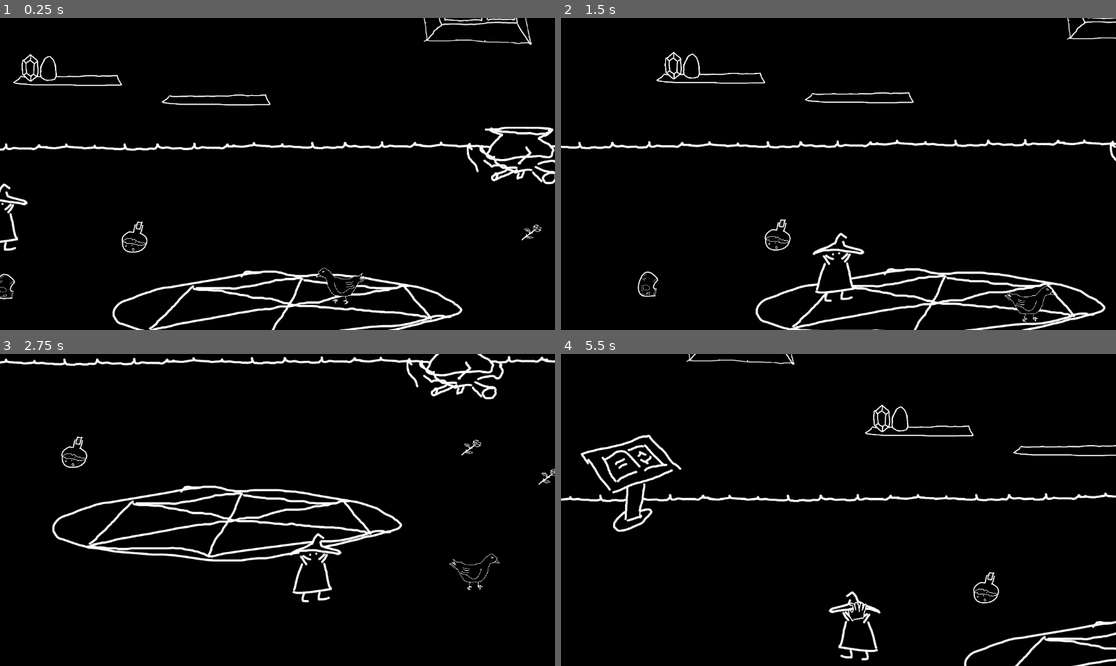
Above: before the commit, frames 1-4 (two rows, left to right).
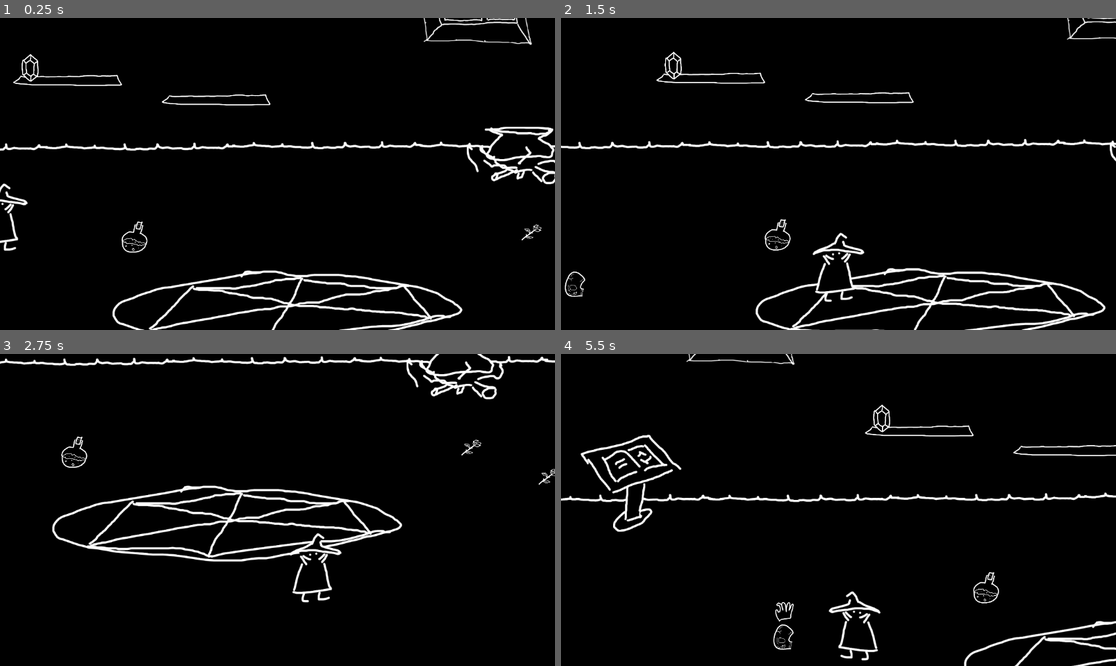
Above: after the commit, the same moments.

Repository: Badrpas/ld55-apr-2024
Game: Godot game, scene res://simulation.tscn
Two runs of this game, one before a commit and one after it. Both use one fixed random seed, a clock stepped at 60 frames per second and the inputs below.
Inputs:
- Up to frame 1 (0.25 s): no input
- Up to frame 2 (1.5 s): hold D (right) 0.53-1.28 s; tap E (UseE) at 0.6, 1.35 s; hold S (down) from 1.28 s (still down)
- Up to frame 3 (2.75 s): release S (down) at 2.03 s; hold D (right) from 2.03 s (still down); tap E (UseE) at 2.1 s
- Up to frame 4 (5.5 s): release D (right) at 2.78 s; hold W (up) 2.78-3.53 s; tap E (UseE) every 0.75 s from 2.85 to 5.1 s; hold A (left) 3.53-5.03 s; hold S (down) from 5.03 s (still down)

The runs differ from the first frame. In frame 1, 0.3% of the frame differs, in the area x 0-66%, y 12-92%; in frame 2, 0.4%, in the area x 0-89%, y 11-98%; in frame 3, 0.1%; in frame 4, 0.4%.

Commit message:
recipe check impr

Diff:
--- a/simulation.tscn
+++ b/simulation.tscn
@@ -33,7 +33,6 @@
 [ext_resource type="Texture2D" uid="uid://bish863gnegs2" path="res://assets/phial.png" id="24_7kaxt"]
 [ext_resource type="Script" path="res://src/book-trigger.gd" id="24_ufxqs"]
 [ext_resource type="PackedScene" uid="uid://c6ox37fqqp5e8" path="res://bottle.tscn" id="29_opi3t"]
-[ext_resource type="PackedScene" uid="uid://c40ynrs1svlj6" path="res://chikin.tscn" id="31_1tu66"]
 [ext_resource type="Script" path="res://src/Roses.gd" id="32_q3uk5"]
 [ext_resource type="PackedScene" uid="uid://cmicflpi76s2g" path="res://skull.tscn" id="36_mdrnu"]
 [ext_resource type="Script" path="res://src/walk_area.gd" id="37_brcjq"]
@@ -57,14 +56,14 @@
 [sub_resource type="CircleShape2D" id="CircleShape2D_b4qbx"]
 radius = 85.4898
 
+[sub_resource type="CircleShape2D" id="CircleShape2D_vl36s"]
+radius = 91.6195
+
 [sub_resource type="CircleShape2D" id="CircleShape2D_0omr5"]
 radius = 45.8804
 
 [sub_resource type="CircleShape2D" id="CircleShape2D_w8t0h"]
 radius = 78.9837
-
-[sub_resource type="CircleShape2D" id="CircleShape2D_vl36s"]
-radius = 91.6195
 
 [sub_resource type="CircleShape2D" id="CircleShape2D_smx12"]
 radius = 34.7922
@@ -380,6 +379,21 @@
 shape = SubResource("CircleShape2D_b4qbx")
 debug_color = Color(0, 0.6, 0.701961, 0)
 
+[node name="Egg" type="Sprite2D" parent="." node_paths=PackedStringArray("override_root")]
+position = Vector2(2027, 802)
+scale = Vector2(0.507858, 0.507858)
+texture = ExtResource("6_b841b")
+offset = Vector2(-0.578053, -22.6498)
+script = ExtResource("11_1iciv")
+identifier = "egg"
+override_root = NodePath(".")
+
+[node name="Area2D" type="Area2D" parent="Egg"]
+
+[node name="CollisionShape2D" type="CollisionShape2D" parent="Egg/Area2D"]
+shape = SubResource("CircleShape2D_vl36s")
+debug_color = Color(0, 0.6, 0.701961, 0)
+
 [node name="Shelf" type="Sprite2D" parent="."]
 position = Vector2(24.9999, 95)
 scale = Vector2(0.507857, 0.507857)
@@ -422,21 +436,6 @@
 shape = SubResource("CircleShape2D_0omr5")
 debug_color = Color(0.513726, 0.576471, 0, 0)
 
-[node name="Egg" type="Sprite2D" parent="Shelf/slot_start/slot2" node_paths=PackedStringArray("override_root")]
-position = Vector2(-8.00008, -2.28882e-05)
-scale = Vector2(0.507857, 0.507857)
-texture = ExtResource("6_b841b")
-offset = Vector2(-0.578053, -22.6498)
-script = ExtResource("11_1iciv")
-identifier = "egg"
-override_root = NodePath(".")
-
-[node name="Area2D" type="Area2D" parent="Shelf/slot_start/slot2/Egg"]
-
-[node name="CollisionShape2D" type="CollisionShape2D" parent="Shelf/slot_start/slot2/Egg/Area2D"]
-shape = SubResource("CircleShape2D_vl36s")
-debug_color = Color(0, 0.6, 0.701961, 0)
-
 [node name="slot3" type="Node2D" parent="Shelf/slot_start"]
 position = Vector2(122, 1.52588e-05)
 script = ExtResource("12_jte48")
@@ -708,14 +707,11 @@
 shape = SubResource("RectangleShape2D_jbwaw")
 debug_color = Color(0.792157, 0.415686, 0.282353, 0)
 
-[node name="Chikin" parent="." instance=ExtResource("31_1tu66")]
-position = Vector2(764, 702)
-
 [node name="Rose2" parent="." instance=ExtResource("6_hmbcr")]
 position = Vector2(1495, 587)
 
 [node name="Skull2" parent="." instance=ExtResource("36_mdrnu")]
-position = Vector2(-144, 656)
+position = Vector2(-342, 656)
 rotation = -1.2374
 
 [node name="Bottle2" parent="." instance=ExtResource("29_opi3t")]
--- a/src/Hexagram.gd
+++ b/src/Hexagram.gd
@@ -25,12 +25,17 @@
             if not ingredients.has(reagent): cata_ok = false; break
         if not cata_ok: continue;
 
+        var slotted_items = []
+        for slot in slots.get_children():
+            var item: Interactable = _get_item_from_slot(slot)
+            if item: slotted_items.append(item)
+
+        if slotted_items.size() != recipe.items.size(): continue
+
         var items_ok = true
         for req_item in recipe.items:
             var item_found = false
-            for slot in slots.get_children():
-                var item: Interactable = _get_item_from_slot(slot)
-                if not item: continue;
+            for item in slotted_items:
                 if item.identifier == req_item: item_found = true; break
             if not item_found: items_ok = false; break
         if not items_ok: continue;
@@ -40,7 +45,8 @@
 
     print('foun recipe ', target_recipe)
 
-    fire.visible = not not target_recipe
+    # fire.visible = not not target_recipe
+    # fire.visible = false
     if not target_recipe: return
 
     var summoned = target_recipe.result.instantiate()
Not shown: 1 places in simulation.tscn that only renumber resources
